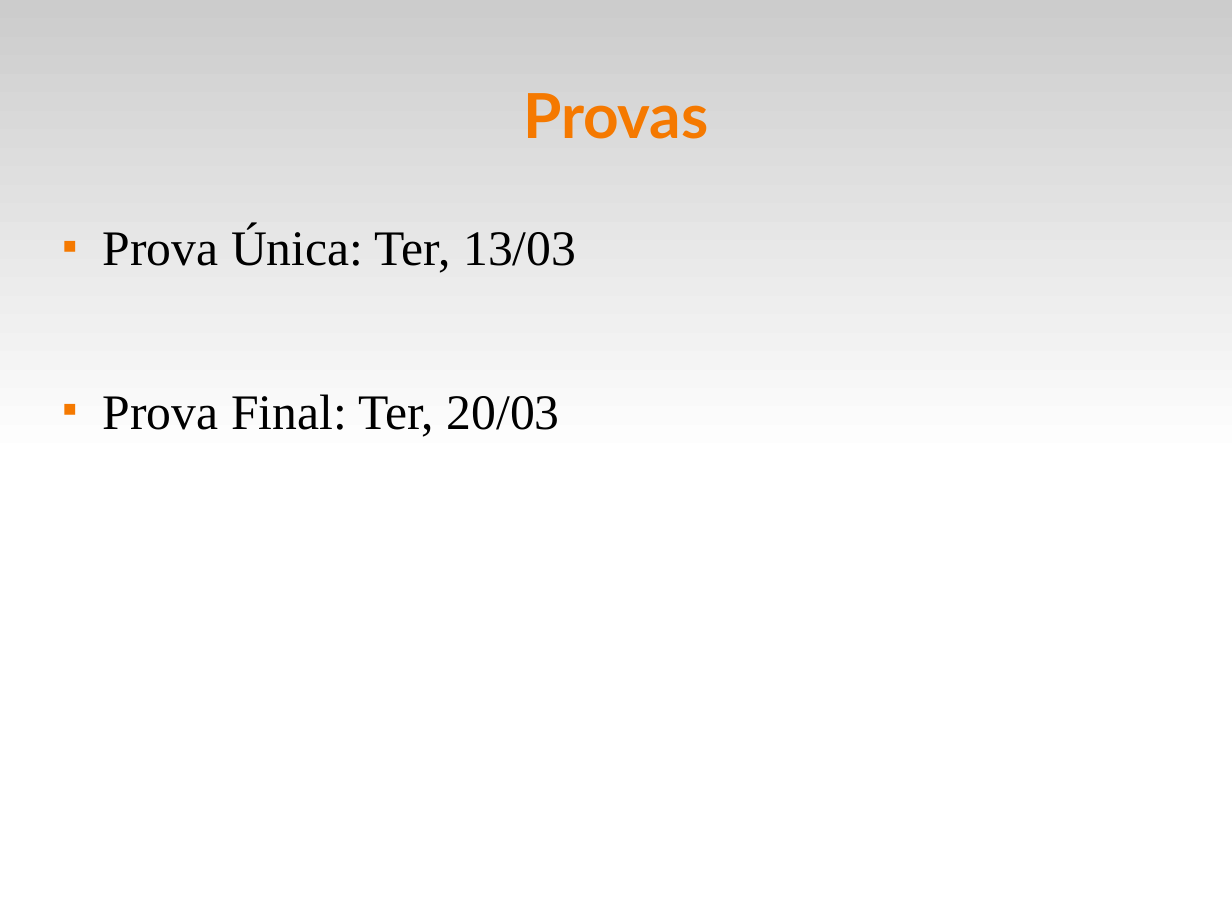
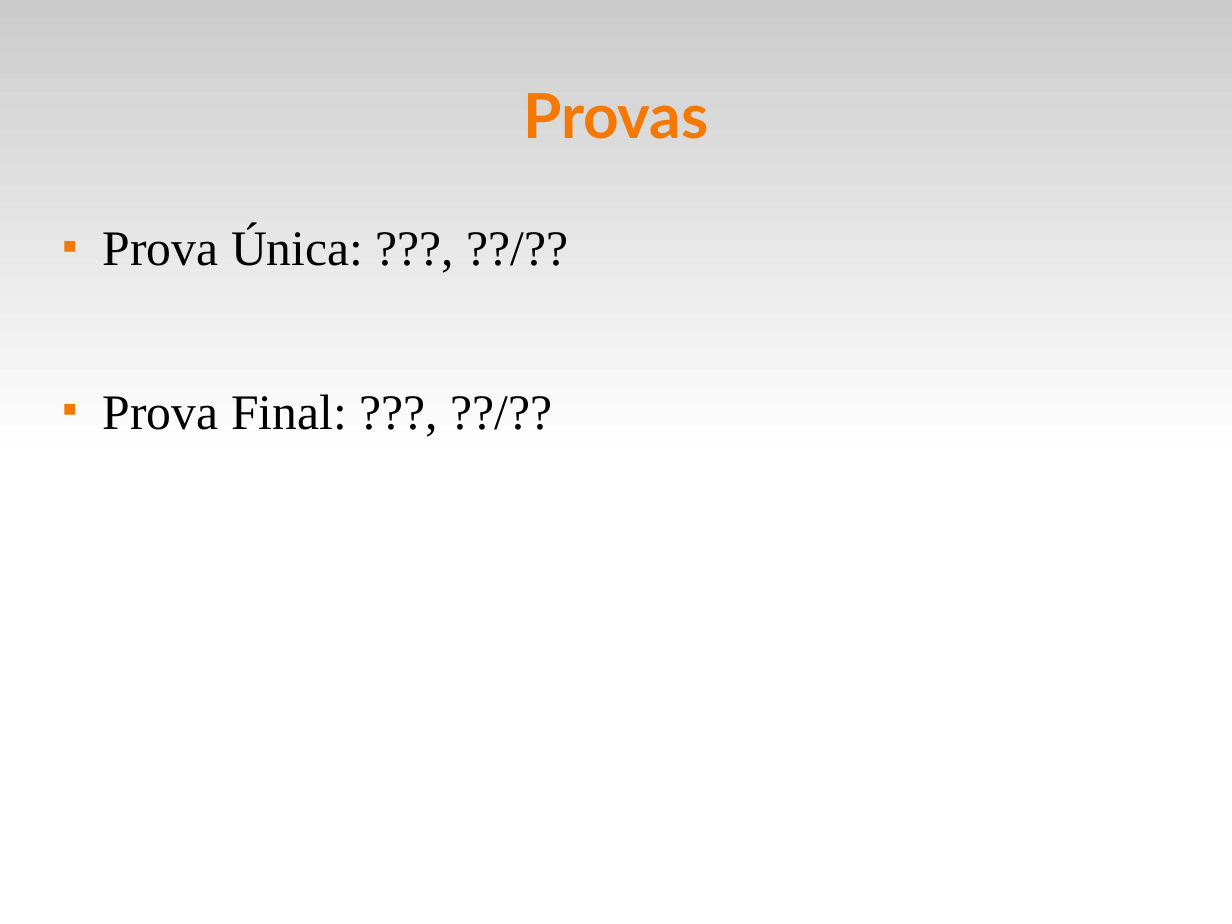
Before and after one commit to fsantanna-uerj/EDL, a slide deck: slide 6 of slides/edl-00.odp. Drawn at 1232x924 pixels with LibreOffice and Linux fonts; fonts in the diff are those of the drawing. Boxes give left, top, right and bottom in pixels: in the first picture for what was removed or moved away, otherwise in the second. Text is boxed around its words. In the diff, an @@ line names an element or a change of style, - is before the commit and + after.

```diff
--- a/slides/edl-00.odp
+++ b/slides/edl-00.odp
@@ text at (103,227,363,430): text changed @@
-■ Prova Única: Ter, 13/03
-■ Prova Final: Ter, 20/03
+■ Prova Única: ???, ??/??
+■ Prova Final: ???, ??/??
```
Also in this commit, not shown: 12 other slides changed, 3 other files.
